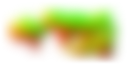
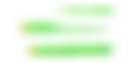
Two versions of the same layered image (128 x 64). Layer-by-layer changes:
added layer "Less blurry" in group "Masked" over [9,1,124,64]
hid "All blurry", painted on it over [1,1,126,64]
